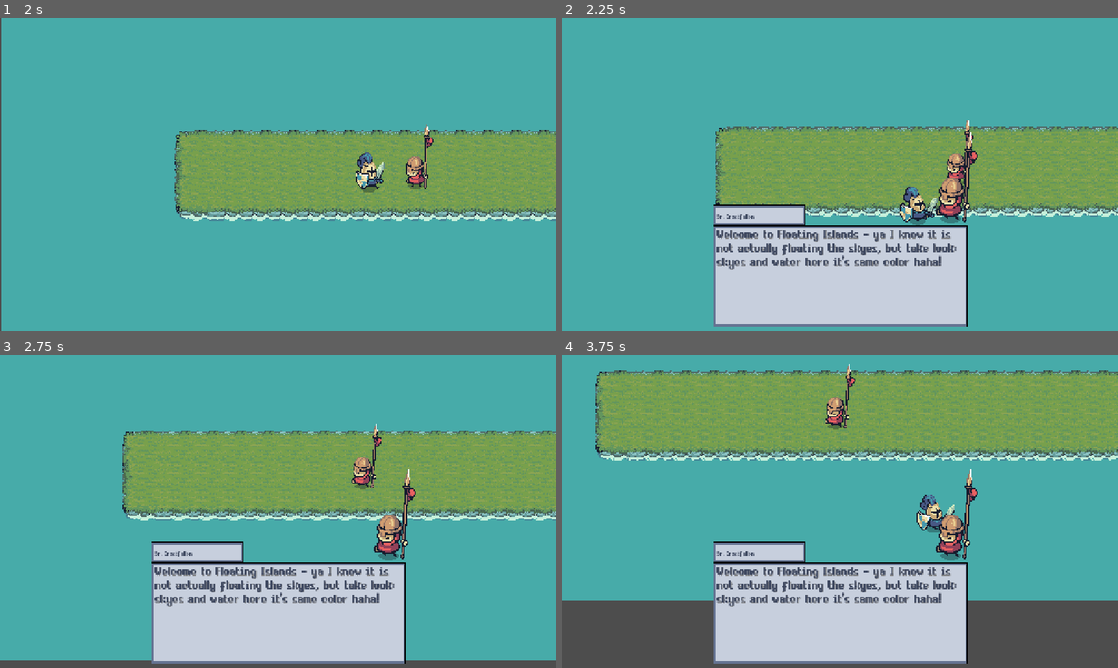
Above: before the commit, frames 1-4 (two rows, left to right).
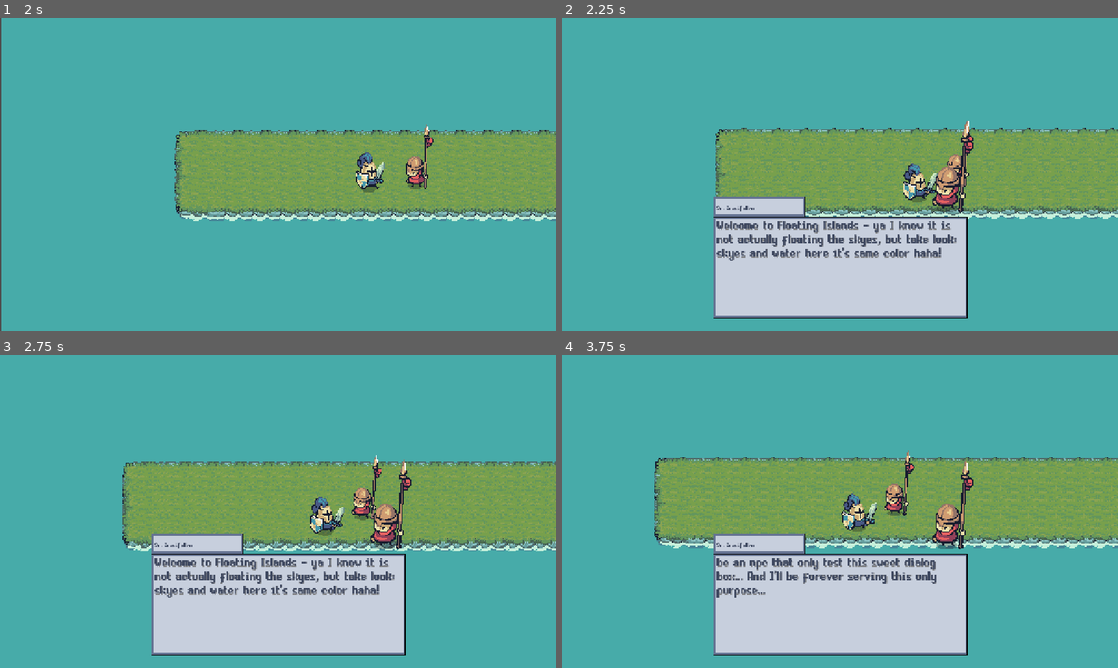
Above: after the commit, the same moments.

Repository: Ishidawg/godot-game-systems
Game: Godot game, scene res://scenes/main/main_menu.tscn
The game is run twice, just before and just after one commit, with the same random seed, the same clock (stepped at 60 frames per second) and the same inputs.
Inputs (mouse positions are in pixels of both pictures, inside the frame that each line leads up to):
- Up to frame 1 (2 s): click (283, 171) at 0.5 s; tap Enter (accept) at 1.25 s; hold D (right) from 1.28 s (still down); hold Enter (accept) from 1.28 s (still down)
- Up to frame 2 (2.25 s): release D (right) at 2.03 s; release Enter (accept) at 2.03 s; hold S (down) from 2.03 s (still down); tap Enter (accept) at 2.1 s
- Up to frame 3 (2.75 s): keep holding S (down)
- Up to frame 4 (3.75 s): release S (down) at 2.78 s; hold D (right) 2.78-3.53 s; hold Enter (accept) 2.78-3.53 s; hold W (up) from 3.53 s (still down); tap Enter (accept) at 3.6 s

Frame 1 is identical in both runs. In frame 2, 12% of the frame differs, in the area x 27-100%, y 32-99%; in frame 3, 28%; in frame 4, 68%, in the area x 0-100%, y 2-100%.

Commit message:
Dialogue system enhancements - Add signals to tells that the dialogues is open - Stops player from moving when the the new signal emit signal (wtf I just wrote?) - Improves code in general

Diff:
--- a/global_scripts/signal_display_dialogue.gd
+++ b/global_scripts/signal_display_dialogue.gd
@@ -1,4 +1,7 @@
 extends Node
 
 # NEED TO BE SETTED ON AUTO LOAD!!
-signal display_dialog(title_key, text_key, character_image) # text_keys is a reference to the object we are refence with
+# title_key			= grabs the actual title from JSON
+# text_key			= grabs the actual dialogue content from JSON
+# character_image	= sets an image setted on dialogueArea node
+signal display_dialog(title_key, text_key, character_image)
--- /dev/null
+++ b/scenes/HUD/hud.gd
@@ -0,0 +1,10 @@
+extends CanvasLayer
+
+@export var player_object = player.new()
+var current_speed = player_object.speed
+
+func _on_dialog_player_open_dialogue() -> void:
+	player_object.speed = 0
+
+func _on_dialog_player_close_dialogue() -> void:
+	player_object.speed = current_speed
--- a/scenes/HUD/hud.tscn
+++ b/scenes/HUD/hud.tscn
@@ -1,10 +1,15 @@
-[gd_scene load_steps=2 format=3 uid="uid://l2mi15fwpic1"]
+[gd_scene load_steps=3 format=3 uid="uid://l2mi15fwpic1"]
 
 [ext_resource type="PackedScene" uid="uid://dexyk2m4f8wgm" path="res://scenes/dialogue/dialogue_player.tscn" id="1_c0cnr"]
+[ext_resource type="Script" uid="uid://dxchxiw0uqvvx" path="res://scenes/HUD/hud.gd" id="1_glunx"]
 
 [node name="HUD" type="CanvasLayer"]
+script = ExtResource("1_glunx")
 
 [node name="DialogPlayer" parent="." instance=ExtResource("1_c0cnr")]
 size_flags_horizontal = 6
 size_flags_vertical = 6
 scene_text_file = "res://data/json/dialogs.json"
+
+[connection signal="close_dialogue" from="DialogPlayer" to="." method="_on_dialog_player_close_dialogue"]
+[connection signal="open_dialogue" from="DialogPlayer" to="." method="_on_dialog_player_open_dialogue"]
--- a/scenes/dialogue/dialogue_area.gd
+++ b/scenes/dialogue/dialogue_area.gd
@@ -9,13 +9,9 @@
 func _input(event):
 	if area_active and event.is_action_pressed("accept"):
 		SignalDisplayDialogue.emit_signal("display_dialog", title_key, dialog_key, character_image)
-		print("clicou")
-
 
 func _on_area_entered(area: Area2D) -> void:
 	area_active = true
-	print("entro nessa bct")
-
 
 func _on_area_exited(area: Area2D) -> void:
 	area_active = false
--- a/scenes/dialogue/dialogue_player.gd
+++ b/scenes/dialogue/dialogue_player.gd
@@ -11,42 +11,53 @@
 @onready var dialogue_text := $DialogTexture/DialogVerticalContainer/RichTextLabel
 @onready var dialog_character := $DialogCharacter
 
+signal open_dialogue
+signal close_dialogue
+
 func _ready() -> void:
-	background.visible = false
-	dialog_character.visible = false
+	set_dialogue_false()
 	scene_text = load_scene_text()
 	SignalDisplayDialogue.connect("display_dialog", Callable(self, "on_display_dialog"))
 
-func load_scene_text():
-	var file = FileAccess
-	if file.file_exists(scene_text_file):
-		file.open(scene_text_file, FileAccess.READ)
-		return JSON.parse_string(file.get_file_as_string(scene_text_file))
+func load_scene_text() -> Dictionary:
+	if FileAccess.file_exists(scene_text_file):
+		FileAccess.open(scene_text_file, FileAccess.READ)
+		return JSON.parse_string(FileAccess.get_file_as_string(scene_text_file))
+	else:
+		return {Error = ERR_BUG}
 
-func show_dialogue():
+func show_dialogue() -> void:
 	dialogue_text.text = selected_text.pop_front() # Removes and returns the first element of the array fot the text content
+	open_dialogue.emit()
 
-func next_line():
+func next_line() -> void:
 	if selected_text.size() > 0:
 		show_dialogue()
 	else:
 		finish()
 
-func finish():
-	npc_name.text = ""
-	dialogue_text.text = ""
-	dialog_character.visible = false
-	background.visible = false
-	in_progress = false
+func finish() -> void:
+	set_dialogue_false()
+	close_dialogue.emit()
 
-func on_display_dialog(title_key, text_key, character_image):
+func on_display_dialog(title_key, text_key, character_image) -> void:
 	if in_progress:
 		next_line()
 	else:
-		background.visible = true
-		dialog_character.visible = true
-		in_progress = true
+		set_dialogue_true()
 		dialog_character.texture = load(character_image)
 		npc_name.text = scene_text[title_key] # As the title is only one and doe not change, we can just pass the value from the json that IS NOT an array
 		selected_text = scene_text[text_key].duplicate()
 		show_dialogue()
+
+func set_dialogue_false() -> void:
+	background.visible = false
+	dialog_character.visible = false
+	in_progress = false
+	npc_name.text = ""
+	dialogue_text.text = ""
+
+func set_dialogue_true() -> void:
+	background.visible = true
+	dialog_character.visible = true
+	in_progress = true
--- a/scenes/dialogue/dialogue_player.tscn
+++ b/scenes/dialogue/dialogue_player.tscn
@@ -21,10 +21,10 @@
 
 [node name="DialogCharacter" type="TextureRect" parent="."]
 layout_mode = 0
-offset_left = 764.0
-offset_top = 231.0
-offset_right = 1064.0
-offset_bottom = 531.0
+offset_left = 755.0
+offset_top = 207.0
+offset_right = 1055.0
+offset_bottom = 507.0
 texture = ExtResource("2_713rx")
 expand_mode = 2
 stretch_mode = 5
@@ -33,9 +33,9 @@
 [node name="DialogTexture" type="TextureRect" parent="."]
 layout_mode = 0
 offset_left = 340.0
-offset_top = 420.0
+offset_top = 400.0
 offset_right = 940.0
-offset_bottom = 720.0
+offset_bottom = 700.0
 grow_horizontal = 2
 grow_vertical = 0
 texture = ExtResource("1_6mqn2")
--- a/scenes/main_menu/main.tscn
+++ b/scenes/main_menu/main.tscn
@@ -1151,7 +1151,8 @@
 [node name="main_scene" type="Node2D"]
 position = Vector2(-143, 48)
 
-[node name="HUD" parent="." instance=ExtResource("1_usqul")]
+[node name="HUD" parent="." node_paths=PackedStringArray("player_object") instance=ExtResource("1_usqul")]
+player_object = NodePath("../player")
 
 [node name="player" parent="." instance=ExtResource("1_xc0v1")]
 z_index = 2
--- a/scenes/player/player.gd
+++ b/scenes/player/player.gd
@@ -1,7 +1,12 @@
+class_name player
 extends CharacterBody2D
 
-const SPEED := 420.0
+
+var speed := 420.0
 @onready var player_sprites: AnimatedSprite2D = %player_sprites
+
+func _ready() -> void:
+	SignalDisplayDialogue.connect("display_dialog", Callable(self, "on_display_dialog"))
 
 func _process(delta: float) -> void:
 	player_movement(delta)
@@ -14,9 +19,7 @@
 	direction.x = Input.get_axis("left", "right")
 	direction.y = Input.get_axis("up", "down")
 
-	velocity = direction.normalized() * SPEED
-
-	#print(direction)
+	velocity = direction.normalized() * speed
 
 	if velocity != Vector2.ZERO:
 		player_sprites.play("run")
Not shown, added: scenes/HUD/hud.gd.uid
